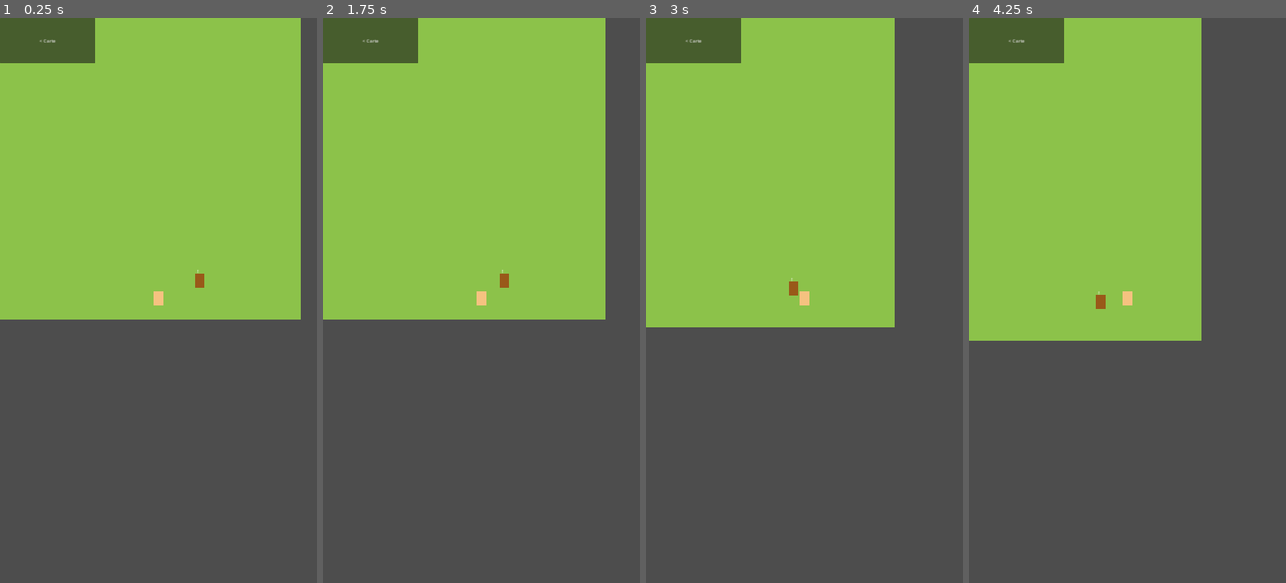
Above: before the commit, frames 1-4 (left to right).
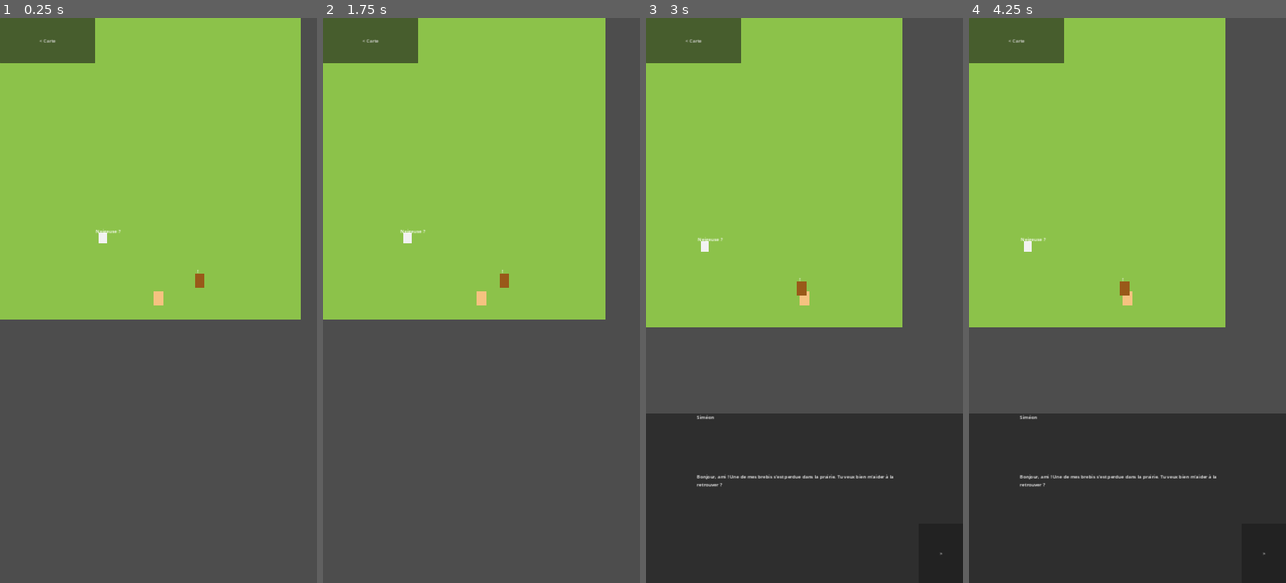
Above: after the commit, the same moments.

Repository: aineotech/BibleWorldKids-Godot
Game: Godot game, scene res://_Game/Scenes/Lieu_Village.tscn
Two runs of this game, one before a commit and one after it. Both use one fixed random seed, a clock stepped at 60 frames per second and the inputs below. This scene is started directly instead of the project's main scene.
Inputs (mouse positions are in pixels of both pictures, inside the frame that each line leads up to):
- Up to frame 1 (0.25 s): no input
- Up to frame 2 (1.75 s): click "< Carte" at 0.5 s; tap Enter at 1.25 s; move the mouse to (551, 272) at 1.27 s; hold Right (ui_right) from 1.28 s (still down); hold Space (action_principale) from 1.28 s (still down); click (551, 272) at 1.42 s
- Up to frame 3 (3 s): release Right (ui_right) at 2 s; release Space (action_principale) at 2 s; drag from (741, 328) to (814, 283) at 2.02 s; tap Space (action_principale) at 2.75 s; move the mouse to (836, 176) at 2.77 s; hold Right (ui_right) from 2.78 s (still down); hold Space (action_principale) from 2.78 s (still down)
- Up to frame 4 (4.25 s): release Right (ui_right) at 3.5 s; release Space (action_principale) at 3.5 s; drag from (1111, 413) to (1051, 306) at 3.52 s

The runs differ from the first frame. In frame 1, less than 0.1% of the frame differs, in the area x 30-38%, y 37-40%; in frame 2, less than 0.1%; in frame 3, 31%; in frame 4, 36%, in the area x 0-100%, y 0-100%.

Commit message:
feat: quête brebis perdue + interactions PNJ + toutes les scènes
Architecture :
- Inventaire et GestionnaireQuetes → autoloads (plus de dépendance
  via NodePath de scène)
- GestionnaireInput : reset action_principale via set_deferred() pour
  que les scènes puissent lire la valeur dans leur _process() du même
  frame (correction bug interaction PNJ)

Quête "La brebis perdue" :
- etape_brebis_1.tres, quete_brebis_perdue.tres (QueteSO)
- laine_blanche.tres (collectible), carte_brebis_perdue.tres (récompense)
- PNJSO + ControleurPNJ : démarre la quête à l'interaction avec Siméon
- CollectibleLaine : utilise les autoloads, valide étape et disparaît
- Lieu_Village : Neigeuse (brebis blanche) placée en (350,750)

4 scènes lieux (Arche/Jardin/École/Bateau) :
- BtnRetour "< Carte" ajouté dans UILayer
- Placeholder avatar beige (ColorRect 32×48) visible

Co-Authored-By: Claude Sonnet 4.6 <noreply@anthropic.com>

Diff:
--- a/_Game/Resources/Dialogues/pnj_simeon.tres
+++ b/_Game/Resources/Dialogues/pnj_simeon.tres
@@ -1,10 +1,12 @@
-[gd_resource type="Resource" script_class="PNJSO" load_steps=3 format=3]
+[gd_resource type="Resource" script_class="PNJSO" load_steps=4 format=3]
 
 [ext_resource type="Script" path="res://_Game/Scripts/Monde/PNJSO.gd" id="1_pnj"]
 [ext_resource type="Resource" path="res://_Game/Resources/Dialogues/dialogue_simeon_principal.tres" id="2_dial"]
+[ext_resource type="Resource" path="res://_Game/Resources/Quetes/quete_brebis_perdue.tres" id="3_quete"]
 
 [resource]
 script = ExtResource("1_pnj")
 pnj_id = "simeon"
 nom_affichage = "Siméon"
 dialogue_principal = ExtResource("2_dial")
+quete = ExtResource("3_quete")
--- /dev/null
+++ b/_Game/Resources/Objets/carte_brebis_perdue.tres
@@ -0,0 +1,11 @@
+[gd_resource type="Resource" script_class="ObjetSO" load_steps=2 format=3]
+
+[ext_resource type="Script" path="res://_Game/Scripts/Monde/ObjetSO.gd" id="1_obj"]
+
+[resource]
+script = ExtResource("1_obj")
+objet_id = "carte_brebis_perdue"
+nom_affichage = "Carte : La brebis perdue"
+categorie = 2
+verset_lie = "Luc 15:5"
+est_debloquable = true
--- /dev/null
+++ b/_Game/Resources/Objets/laine_blanche.tres
@@ -0,0 +1,10 @@
+[gd_resource type="Resource" script_class="ObjetSO" load_steps=2 format=3]
+
+[ext_resource type="Script" path="res://_Game/Scripts/Monde/ObjetSO.gd" id="1_obj"]
+
+[resource]
+script = ExtResource("1_obj")
+objet_id = "laine_blanche"
+nom_affichage = "Toison de Neigeuse"
+categorie = 3
+est_debloquable = false
--- /dev/null
+++ b/_Game/Resources/Quetes/etape_brebis_1.tres
@@ -0,0 +1,11 @@
+[gd_resource type="Resource" script_class="EtapeQueteSO" load_steps=2 format=3]
+
+[ext_resource type="Script" path="res://_Game/Scripts/Quetes/EtapeQueteSO.gd" id="1_et"]
+
+[resource]
+script = ExtResource("1_et")
+etape_id = "trouver_neigeuse"
+description = "Trouve la brebis Neigeuse dans la prairie"
+type = 0
+cible_id = "laine_blanche"
+quantite_cible = 1
--- /dev/null
+++ b/_Game/Resources/Quetes/quete_brebis_perdue.tres
@@ -0,0 +1,14 @@
+[gd_resource type="Resource" script_class="QueteSO" load_steps=4 format=3]
+
+[ext_resource type="Script" path="res://_Game/Scripts/Quetes/QueteSO.gd" id="1_qs"]
+[ext_resource type="Resource" path="res://_Game/Resources/Quetes/etape_brebis_1.tres" id="2_et"]
+[ext_resource type="Resource" path="res://_Game/Resources/Objets/carte_brebis_perdue.tres" id="3_rwd"]
+
+[resource]
+script = ExtResource("1_qs")
+quete_id = "brebis_perdue"
+titre = "La brebis perdue"
+description = "Siméon a perdu sa brebis Neigeuse. Aide-le à la retrouver dans la prairie !"
+etapes = [ExtResource("2_et")]
+recompense = ExtResource("3_rwd")
+verset_completion = "Luc 15:5"
--- a/_Game/Scenes/Lieu_Arche.tscn
+++ b/_Game/Scenes/Lieu_Arche.tscn
@@ -27,12 +27,22 @@
 [node name="CollisionShape2D" type="CollisionShape2D" parent="Avatar"]
 shape = SubResource("CircleShape2D_1")
 
-[node name="Sprite2D" type="Sprite2D" parent="Avatar"]
+[node name="Visu" type="ColorRect" parent="Avatar"]
+position = Vector2(-16, -32)
+size = Vector2(32, 48)
+color = Color(0.96, 0.76, 0.50, 1.0)
 
 [node name="Camera2D" type="Camera2D" parent="Avatar"]
 
 [node name="UILayer" type="CanvasLayer" parent="."]
 layer = 10
+
+[node name="BtnRetour" type="Button" parent="UILayer"]
+anchor_right = 0.3
+anchor_bottom = 0.08
+grow_horizontal = 2
+grow_vertical = 2
+text = "< Carte"
 
 [node name="UIDialogue" type="Control" parent="UILayer"]
 script = ExtResource("3_dial")
--- a/_Game/Scenes/Lieu_Bateau.tscn
+++ b/_Game/Scenes/Lieu_Bateau.tscn
@@ -27,12 +27,22 @@
 [node name="CollisionShape2D" type="CollisionShape2D" parent="Avatar"]
 shape = SubResource("CircleShape2D_1")
 
-[node name="Sprite2D" type="Sprite2D" parent="Avatar"]
+[node name="Visu" type="ColorRect" parent="Avatar"]
+position = Vector2(-16, -32)
+size = Vector2(32, 48)
+color = Color(0.96, 0.76, 0.50, 1.0)
 
 [node name="Camera2D" type="Camera2D" parent="Avatar"]
 
 [node name="UILayer" type="CanvasLayer" parent="."]
 layer = 10
+
+[node name="BtnRetour" type="Button" parent="UILayer"]
+anchor_right = 0.3
+anchor_bottom = 0.08
+grow_horizontal = 2
+grow_vertical = 2
+text = "< Carte"
 
 [node name="UIDialogue" type="Control" parent="UILayer"]
 script = ExtResource("3_dial")
--- a/_Game/Scenes/Lieu_Ecole.tscn
+++ b/_Game/Scenes/Lieu_Ecole.tscn
@@ -27,12 +27,22 @@
 [node name="CollisionShape2D" type="CollisionShape2D" parent="Avatar"]
 shape = SubResource("CircleShape2D_1")
 
-[node name="Sprite2D" type="Sprite2D" parent="Avatar"]
+[node name="Visu" type="ColorRect" parent="Avatar"]
+position = Vector2(-16, -32)
+size = Vector2(32, 48)
+color = Color(0.96, 0.76, 0.50, 1.0)
 
 [node name="Camera2D" type="Camera2D" parent="Avatar"]
 
 [node name="UILayer" type="CanvasLayer" parent="."]
 layer = 10
+
+[node name="BtnRetour" type="Button" parent="UILayer"]
+anchor_right = 0.3
+anchor_bottom = 0.08
+grow_horizontal = 2
+grow_vertical = 2
+text = "< Carte"
 
 [node name="UIDialogue" type="Control" parent="UILayer"]
 script = ExtResource("3_dial")
--- a/_Game/Scenes/Lieu_Jardin.tscn
+++ b/_Game/Scenes/Lieu_Jardin.tscn
@@ -27,12 +27,22 @@
 [node name="CollisionShape2D" type="CollisionShape2D" parent="Avatar"]
 shape = SubResource("CircleShape2D_1")
 
-[node name="Sprite2D" type="Sprite2D" parent="Avatar"]
+[node name="Visu" type="ColorRect" parent="Avatar"]
+position = Vector2(-16, -32)
+size = Vector2(32, 48)
+color = Color(0.96, 0.76, 0.50, 1.0)
 
 [node name="Camera2D" type="Camera2D" parent="Avatar"]
 
 [node name="UILayer" type="CanvasLayer" parent="."]
 layer = 10
+
+[node name="BtnRetour" type="Button" parent="UILayer"]
+anchor_right = 0.3
+anchor_bottom = 0.08
+grow_horizontal = 2
+grow_vertical = 2
+text = "< Carte"
 
 [node name="UIDialogue" type="Control" parent="UILayer"]
 script = ExtResource("3_dial")
--- a/_Game/Scenes/Lieu_Village.tscn
+++ b/_Game/Scenes/Lieu_Village.tscn
@@ -6,6 +6,9 @@
 [ext_resource type="Script" path="res://_Game/Scripts/Audio/ZoneMusique.gd" id="4_zone"]
 [ext_resource type="Script" path="res://_Game/Scripts/Monde/ControleurPNJ.gd" id="5_pnj"]
 [ext_resource type="Resource" path="res://_Game/Resources/Dialogues/pnj_simeon.tres" id="6_simeon"]
+[ext_resource type="Script" path="res://_Game/Scripts/Monde/Lieux/Lieu_Village/CollectibleLaine.gd" id="7_cl"]
+[ext_resource type="Resource" path="res://_Game/Resources/Objets/laine_blanche.tres" id="8_laine"]
+[ext_resource type="Resource" path="res://_Game/Resources/Quetes/quete_brebis_perdue.tres" id="9_quete"]
 
 [sub_resource type="CircleShape2D" id="CircleShape2D_1"]
 radius = 16.0
@@ -60,6 +63,24 @@
 indicateur_proximite = NodePath("../Indicateur")
 
 [node name="ColInteraction" type="CollisionShape2D" parent="PNJ_Simeon/ControleurPNJ"]
+shape = SubResource("CircleShape2D_2")
+
+[node name="Neigeuse" type="Area2D" parent="."]
+script = ExtResource("7_cl")
+objet_laine = ExtResource("8_laine")
+quete_brebis = ExtResource("9_quete")
+position = Vector2(350, 750)
+
+[node name="Visu" type="ColorRect" parent="Neigeuse"]
+position = Vector2(-14, -20)
+size = Vector2(28, 36)
+color = Color(0.95, 0.95, 0.95, 1.0)
+
+[node name="Etiquette" type="Label" parent="Neigeuse"]
+position = Vector2(-24, -38)
+text = "Neigeuse ?"
+
+[node name="ColInteraction" type="CollisionShape2D" parent="Neigeuse"]
 shape = SubResource("CircleShape2D_2")
 
 [node name="UILayer" type="CanvasLayer" parent="."]
--- a/_Game/Scripts/Joueur/Inventaire.gd
+++ b/_Game/Scripts/Joueur/Inventaire.gd
@@ -1,8 +1,9 @@
-class_name Inventaire extends Node
+extends Node
+# Autoload "Inventaire" — gère l'inventaire du joueur via SystemeSauvegarde.
 
 signal inventaire_modifie
 
-func ajouter_objet(objet: ObjetSO) -> bool:
+func ajouter_objet(objet) -> bool:
 	var donnees = SystemeSauvegarde.donnees_courantes
 	if donnees == null or donnees.inventaire.has(objet.objet_id):
 		return false
--- a/_Game/Scripts/Monde/ControleurPNJ.gd
+++ b/_Game/Scripts/Monde/ControleurPNJ.gd
@@ -46,7 +46,10 @@
 	_en_attente = false
 
 func _interagir() -> void:
-	if donnees_pnj == null or donnees_pnj.dialogue_principal == null:
+	if donnees_pnj == null:
 		return
 	interaction_declenchee.emit()
-	SystemeDialogues.lancer_dialogue(donnees_pnj.dialogue_principal)
+	if donnees_pnj.dialogue_principal:
+		SystemeDialogues.lancer_dialogue(donnees_pnj.dialogue_principal)
+	if donnees_pnj.quete:
+		GestionnaireQuetes.demarrer_quete(donnees_pnj.quete)
--- a/_Game/Scripts/Monde/Lieux/Lieu_Village/CollectibleLaine.gd
+++ b/_Game/Scripts/Monde/Lieux/Lieu_Village/CollectibleLaine.gd
@@ -1,13 +1,12 @@
 extends ObjetInteractif
+# Brebis perdue — ramasser complète une étape de quête.
 
-@export var objet_laine:         ObjetSO
-@export var quete_brebis:        QueteSO
-@export var inventaire:          Inventaire
-@export var gestionnaire_quetes: GestionnaireQuetes
+@export var objet_laine:  ObjetSO
+@export var quete_brebis: QueteSO
 
 func _interagir() -> void:
-	if not inventaire.ajouter_objet(objet_laine):
+	if not Inventaire.ajouter_objet(objet_laine):
 		return
 	interaction_declenchee.emit()
-	gestionnaire_quetes.valider_etape(quete_brebis)
-	visible = false  # la touffe disparaît une fois ramassée
+	GestionnaireQuetes.valider_etape(quete_brebis)
+	visible = false  # la brebis disparaît une fois retrouvée
--- a/_Game/Scripts/Monde/PNJSO.gd
+++ b/_Game/Scripts/Monde/PNJSO.gd
@@ -5,3 +5,4 @@
 @export var portrait:              Texture2D
 @export var dialogue_principal:    DialogueSO
 @export var dialogues_alternatifs: Array[DialogueSO] = []
+@export var quete:                 QueteSO
--- a/_Game/Scripts/Quetes/GestionnaireQuetes.gd
+++ b/_Game/Scripts/Quetes/GestionnaireQuetes.gd
@@ -1,10 +1,9 @@
-class_name GestionnaireQuetes extends Node
+extends Node
+# Autoload "GestionnaireQuetes" — suivi de progression des quêtes.
 
-signal quete_demarree(quete: QueteSO)
-signal etape_validee(quete: QueteSO, indice: int)
-signal quete_terminee(quete: QueteSO)
-
-@export var inventaire: Inventaire
+signal quete_demarree(quete: Object)
+signal etape_validee(quete: Object, indice: int)
+signal quete_terminee(quete: Object)
 
 # quete_id → indice étape courante (-1 = terminée)
 var _progression: Dictionary = {}
@@ -19,13 +18,13 @@
 	for id in donnees.quetes_terminees:
 		_progression[id] = -1
 
-func demarrer_quete(quete: QueteSO) -> void:
+func demarrer_quete(quete) -> void:
 	if quete == null or _progression.has(quete.quete_id):
 		return
 	_progression[quete.quete_id] = 0
 	quete_demarree.emit(quete)
 
-func valider_etape(quete: QueteSO) -> void:
+func valider_etape(quete) -> void:
 	if quete == null:
 		return
 	var etape: int = _progression.get(quete.quete_id, -2)
@@ -41,12 +40,12 @@
 func est_terminee(quete_id: String) -> bool:
 	return _progression.get(quete_id, -2) == -1
 
-func _terminer_quete(quete: QueteSO) -> void:
+func _terminer_quete(quete) -> void:
 	_progression[quete.quete_id] = -1
 	var donnees = SystemeSauvegarde.donnees_courantes
 	if donnees and not donnees.quetes_terminees.has(quete.quete_id):
 		donnees.quetes_terminees.append(quete.quete_id)
 		SystemeSauvegarde.sauvegarder()
-	if quete.recompense and inventaire:
-		inventaire.ajouter_objet(quete.recompense)
+	if quete.recompense:
+		Inventaire.ajouter_objet(quete.recompense)
 	quete_terminee.emit(quete)
--- a/autoloads/GestionnaireInput.gd
+++ b/autoloads/GestionnaireInput.gd
@@ -10,13 +10,16 @@
 var _touch_actif:   bool    = false
 
 func _process(_delta: float) -> void:
-	# Réinitialiser les one-shot chaque frame
-	action_principale  = false
-	action_secondaire  = false
 	# Lecture clavier / gamepad (fallback éditeur)
 	if not _touch_actif:
 		direction_mouvement = Input.get_vector(
 			"ui_left", "ui_right", "ui_up", "ui_down")
+	# Réinitialiser les one-shot EN FIN de frame (deferred) pour que les
+	# scènes puissent lire les valeurs dans leur propre _process() cette frame
+	if action_principale:
+		set_deferred("action_principale", false)
+	if action_secondaire:
+		set_deferred("action_secondaire", false)
 
 func _input(event: InputEvent) -> void:
 	if event is InputEventScreenTouch:
--- a/project.godot
+++ b/project.godot
@@ -20,6 +20,8 @@
 GestionnaireInput="*res://autoloads/GestionnaireInput.gd"
 GestionnaireAudio="*res://autoloads/GestionnaireAudio.gd"
 SystemeDialogues="*res://autoloads/SystemeDialogues.gd"
+Inventaire="*res://_Game/Scripts/Joueur/Inventaire.gd"
+GestionnaireQuetes="*res://_Game/Scripts/Quetes/GestionnaireQuetes.gd"
 
 [display]
 
Not shown: 1 places in _Game/Scenes/Lieu_Village.tscn that only renumber resources
